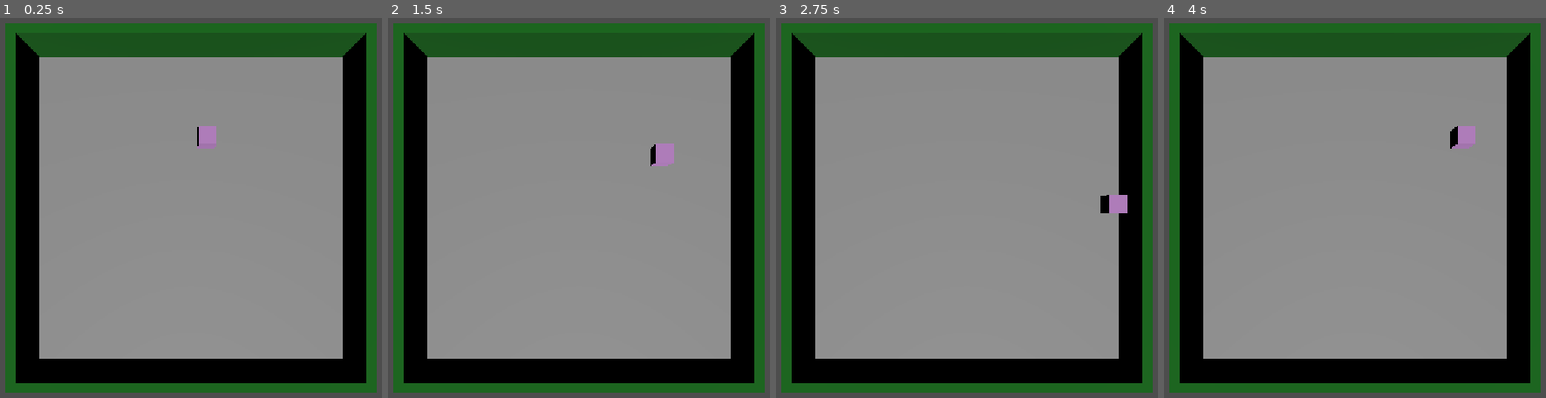
Above: before the commit, frames 1-4 (left to right).
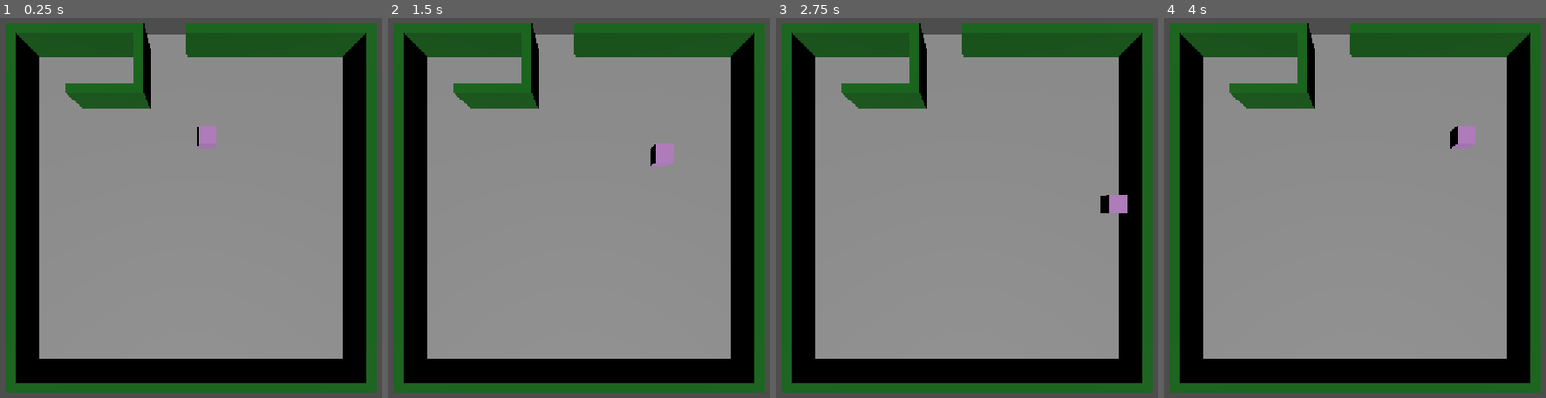
Above: after the commit, the same moments.

Repository: danijmoss/LightMaze
Game: Godot game, scene res://Scenes/main.tscn
The game is run twice, just before and just after one commit, with the same random seed, the same clock (stepped at 60 frames per second) and the same inputs.
Inputs:
- Up to frame 1 (0.25 s): no input
- Up to frame 2 (1.5 s): tap Enter at 0.5 s; hold Right (ui_right) 0.53-1.28 s; hold Down (ui_down) from 1.28 s (still down)
- Up to frame 3 (2.75 s): release Down (ui_down) at 2.03 s; hold Right (ui_right) from 2.03 s (still down)
- Up to frame 4 (4 s): release Right (ui_right) at 2.78 s; hold Up (ui_up) 2.78-3.53 s; hold Left (ui_left) from 3.53 s (still down)

The runs differ from the first frame. In frame 1, 2.7% of the frame differs, in the area x 17-50%, y 1-24%; in frame 2, 2.7%; in frame 3, 2.7%; in frame 4, 2.7%.

Commit message:
Created TopLeft Inner Walls

Diff:
--- a/Scenes/main.tscn
+++ b/Scenes/main.tscn
@@ -44,9 +44,6 @@
 
 [node name="Wall_TopLeft02" parent="Maze/OuterWalls/Top" unique_id=18534947 instance=ExtResource("3_8gbba")]
 transform = Transform3D(1, 0, 0, 0, 1, 0, 0, 0, 1, -4.5, 0.25, -9)
-
-[node name="Wall_TopMiddle01" parent="Maze/OuterWalls/Top" unique_id=8240231 instance=ExtResource("3_8gbba")]
-transform = Transform3D(1, 0, 0, 0, 1, 0, 0, 0, 1, -1.5, 0.25, -9)
 
 [node name="Wall_TopMiddle02" parent="Maze/OuterWalls/Top" unique_id=836805841 instance=ExtResource("3_8gbba")]
 transform = Transform3D(1, 0, 0, 0, 1, 0, 0, 0, 1, 1.5, 0.25, -9)
@@ -118,3 +115,11 @@
 transform = Transform3D(-4.371139e-08, 0, 1, 0, 1, 0, -1, 0, -4.371139e-08, 9, 0.25, 7.5)
 
 [node name="InnerWalls" type="Node3D" parent="Maze" unique_id=538740748]
+
+[node name="Top_Left" type="Node3D" parent="Maze/InnerWalls" unique_id=1216250334]
+
+[node name="TopLeft01" parent="Maze/InnerWalls/Top_Left" unique_id=8240231 instance=ExtResource("3_8gbba")]
+transform = Transform3D(-4.371139e-08, 0, 1, 0, 1, 0, -1, 0, -4.371139e-08, -2.6, 0.25, -7.5)
+
+[node name="TopLeft02" parent="Maze/InnerWalls/Top_Left" unique_id=1769981090 instance=ExtResource("3_8gbba")]
+transform = Transform3D(-1, 0, -8.742278e-08, 0, 1, 0, 8.742278e-08, 0, -1, -4.5, 0.25, -6)
